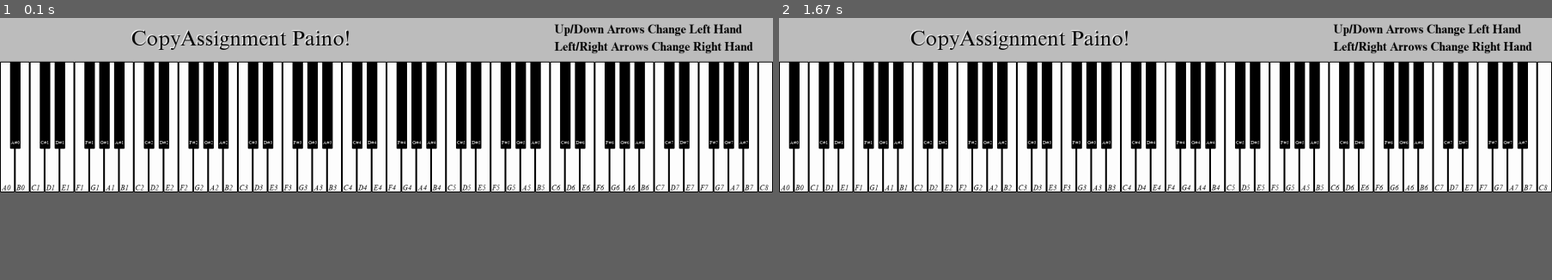
Above: before the commit, frames 1-2 (left to right).
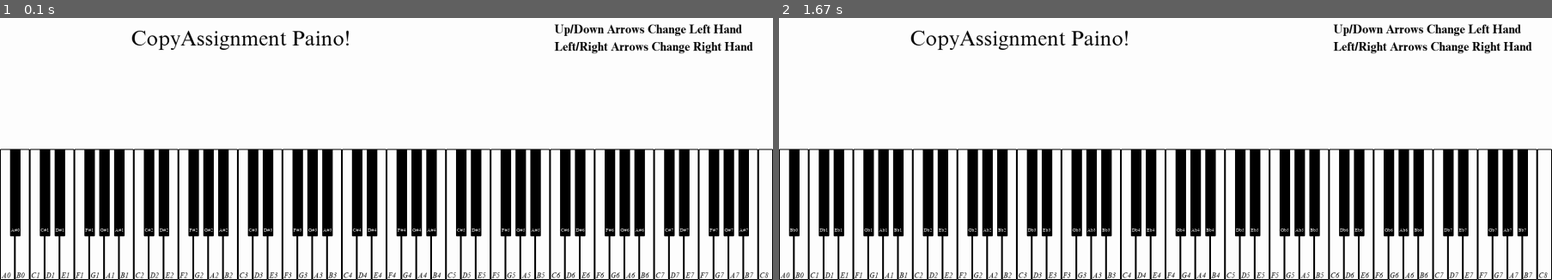
Above: after the commit, the same moments.

Repository: ZamotohinaMaria/My_Piano
Game: pygame game, started from main.py
The game is run twice, just before and just after one commit, with the same random seed, the same clock (stepped at 60 frames per second) and the same inputs.
Inputs:
- Up to frame 1 (0.1 s): no input
- Up to frame 2 (1.67 s): hold Tab 0.33-0.8 s; hold Right 0.33-0.8 s; tap Space at 0.83 s
In our replay, the window is 900x203 before the commit and 900x305 after it. These sizes can differ from the game's own. Grey fills any space a smaller window leaves; there, only what the larger window draws over its background counts as a difference.

The runs differ from the first frame. In frame 1, 57% of the frame differs, in the area x 0-100%, y 0-100%; in frame 2, 57%.

Commit message:
обновлена и расширена раскладка

Diff:
--- /dev/null
+++ b/adadads.py
@@ -0,0 +1,209 @@
+#!/bin/env python3
+import pyaudio as pa
+import numpy as np
+import pygame
+
+SAMPLE_RATE = 44100
+#                      0       1       2      3        4       5       6
+#                      до      ре      ми     фа       соль    ля      си
+freq_array = np.array([261.63, 293.66, 329.63, 349.23, 392.00, 440.00, 493.88])
+key_names = ['a', 's', 'd', 'f', 'g', 'h', 'j']
+key_list = list(map(lambda x: ord(x), key_names))
+key_dict = dict([(key, False) for key in key_list])
+
+
+# signal generation funcs
+def square(x):
+    return np.clip(np.ceil(np.sin(x)), 0, 0.5)
+
+
+def saw(x):
+    c = x / np.pi - 0.5
+    return 0.5 * (c - np.floor(0.5 + c)) + 0.25
+
+
+def triangle(x):
+    return np.abs(x % 6 - 3) / (2 * np.pi)
+# end of funcs
+
+
+gen_func = np.sin
+gen_func_list = (
+    (np.sin, ord('w')),
+    (square, ord('e')),
+    (saw, ord('r')),
+    (triangle, ord('t'))
+)
+
+
+def generate_sample(freq, duration, volume):
+    amplitude = np.round((2 ** 16) * volume)
+    total_samples = np.round(SAMPLE_RATE * duration)
+    w = 2.0 * np.pi * freq / SAMPLE_RATE
+    k = np.arange(0, total_samples)
+    return np.round(amplitude * gen_func(k * w))
+
+
+def generate_tones(duration):
+    tones = []
+    for freq in freq_array:
+        tone = np.array(generate_sample(freq, duration, 1.0), dtype=np.int16)
+        tones.append(tone)
+    return tones
+
+
+if __name__ == '__main__':
+    duration_tone = 1/64.0
+    tones = generate_tones(duration_tone)
+    p = pa.PyAudio()
+    stream = p.open(format=p.get_format_from_width(width=2),
+                    channels=2,
+                    rate=SAMPLE_RATE,
+                    output=True)
+    window_size = 320, 240
+    screen = pygame.display.set_mode(window_size)
+    pygame.display.flip()
+    running = True
+    while running:
+        for event in pygame.event.get():
+            if event.type == pygame.QUIT:
+                running = False
+            if event.type == pygame.KEYDOWN:
+                if event.key == ord('q'):
+                    running = False
+                if event.key == ord('-'):
+                    duration_tone /= 2
+                    print('duration_tone =', duration_tone)
+                    tones = generate_tones(duration_tone)
+                if event.key == ord('='):
+                    duration_tone *= 2
+                    print('duration_tone =', duration_tone)
+                    tones = generate_tones(duration_tone)
+                if event.key == ord('1'):
+                    freq_array /= 2
+                    print('freq_array =', freq_array)
+                    tones = generate_tones(duration_tone)
+                if event.key == ord('2'):
+                    freq_array *= 2
+                    print('freq_array =', freq_array)
+                    tones = generate_tones(duration_tone)
+                for (function, key) in gen_func_list:
+                    if key == event.key:
+                        print('gen_function =', function.__name__)
+                        gen_func = function
+                        tones = generate_tones(duration_tone)
+                for (index, key) in enumerate(key_list):
+                    if event.key == key:
+                        key_dict[key] = True
+            if event.type == pygame.KEYUP:
+                for (index, key) in enumerate(key_list):
+                    if event.key == key:
+                        key_dict[key] = False
+        for (index, key) in enumerate(key_list):
+            if key_dict[key] is True:
+                stream.write(tones[index])
+    pygame.quit()
+    stream.stop_stream()
+    stream.close()
+    p.terminate()
+music_generator.py
+from collections import defaultdict
+from time import sleep
+import pyaudio as pa
+import numpy as np
+
+SAMPLE_RATE = 44100
+
+P1 = 16
+
+music_list = [
+    ('c5', 8), ('h4', 8), ('P', P1),
+    ('h4', 8), ('a4', 16), ('g4', 16), ('P', P1),
+    ('h4', 8), ('a4', 8), ('P', P1),
+    ('a4', 8), ('P', P1),
+    ('a4', 8), ('g4', 8), ('f4', 8), ('e4', 8), ('P', P1),
+    ('g4', 8), ('f4', 8), ('P', P1),
+    ('e4', 8), ('e4', 8), ('g4', 8), ('f4', 8), ('P', P1),
+    ('e4', 8), ('d4', 8), ('c4', 8), ('h3', 8), ('P', P1),
+    ('a5', 8), ('c6', 8), ('e5', 8), ('h5', 8), ('P', P1),
+    ('h5', 8), ('a5', 16), ('g5', 16), ('P', P1),
+    ('h5', 8), ('c5', 8), ('e5', 8), ('a5', 8), ('P', P1),
+    ('a5', 8), ('P', P1),
+    ('a5', 8), ('a4', 8), ('c5', 8), ('e5', 8), ('g4', 8), ('g5', 8), ('f4', 8), ('f5', 8), ('e4', 8), ('e5', 8), ('P', P1),
+    ('g5', 8), ('d5', 8), ('a4', 8), ('f5', 8), ('P', P1),
+    ('e5', 8), ('c5', 8), ('e5', 8), ('g5', 8), ('d5', 8), ('f5', 8), ('P', P1),
+    ('e4', 8), ('g4', 8), ('h4', 8), ('e5', 8), ('d5', 8), ('c5', 8), ('h4', 8)
+]
+
+def generate_sample(freq, duration, volume):
+    amplitude     = np.round((2 ** 16) * volume)
+    total_samples = np.round(SAMPLE_RATE * duration)
+    w = 2.0 * np.pi * freq / SAMPLE_RATE
+    k = np.arange(0, total_samples)
+    return np.round(amplitude * np.sin(k * w))
+
+class Music:
+    def __init__(self, stream, duration):
+        self.stream = stream
+        self.notes = Music.generate_notes(duration)
+        self.duration = duration
+
+    def generate_notes(duration):
+        notes = {
+            # normal tone
+            'C0': 16.352, 'D0': 18.354, 'E0': 20.602, 'F0': 21.827, 'G0': 24.500, 'A0': 27.500, 'H0': 30.868,
+            'C1': 32.703, 'D1': 36.708, 'E1': 41.203, 'F1': 43.654, 'G1': 48.999, 'A1': 55.000, 'H1': 61.735,
+            'C2': 65.406, 'D2': 73.416, 'E2': 82.407, 'F2': 87.307, 'G2': 97.999, 'A2': 110.00, 'H2': 123.47,
+            'C3': 130.81, 'D3': 146.83, 'E3': 164.81, 'F3': 174.61, 'G3': 196.00, 'A3': 220.00, 'H3': 246.94,
+            'C4': 261.63, 'D4': 293.66, 'E4': 329.63, 'F4': 349.23, 'G4': 392.00, 'A4': 440.00, 'H4': 493.88,
+            'C5': 523.25, 'D5': 587.33, 'E5': 659.26, 'F5': 698.46, 'G5': 783.99, 'A5': 880.00, 'H5': 987.77,
+            'C6': 1046.5, 'D6': 1174.7, 'E6': 1318.5, 'F6': 1396.9, 'G6': 1568.0, 'A6': 1760.0, 'H6': 1975.5,
+            'C7': 2093.0, 'D7': 2349.3, 'E7': 2637.0, 'F7': 2793.8, 'G7': 3136.0, 'A7': 3520.0, 'H7': 3951.1,
+            'C8': 4186.0, 'D8': 4698.6, 'E8': 5274.0, 'F8': 5587.7, 'G8': 6271.9, 'A8': 7040.0, 'H8': 7902.1,
+            # half tone up (flat)
+            'Cb0': 20.440, 'Db0': 22.942, 'Eb0': 25.752, 'Fb0': 27.284, 'Gb0': 30.625, 'Ab0': 34.375, 'Hb0': 38.585,
+            'Cb1': 40.879, 'Db1': 45.885, 'Eb1': 51.504, 'Fb1': 54.568, 'Gb1': 61.249, 'Ab1': 68.750, 'Hb1': 77.169,
+            'Cb2': 81.758, 'Db2': 91.770, 'Eb2': 103.01, 'Fb2': 109.13, 'Gb2': 122.50, 'Ab2': 137.50, 'Hb2': 154.34,
+            'Cb3': 163.51, 'Db3': 183.54, 'Eb3': 206.01, 'Fb3': 218.26, 'Gb3': 245.00, 'Ab3': 275.00, 'Hb3': 308.68,
+            'Cb4': 327.04, 'Db4': 367.08, 'Eb4': 412.04, 'Fb4': 436.54, 'Gb4': 490.00, 'Ab4': 550.00, 'Hb4': 617.35,
+            'Cb5': 654.06, 'Db5': 734.16, 'Eb5': 824.08, 'Fb5': 873.08, 'Gb5': 979.99, 'Ab5': 1100.0, 'Hb5': 1234.7,
+            'Cb6': 1308.1, 'Db6': 1468.4, 'Eb6': 1648.1, 'Fb6': 1746.1, 'Gb6': 1960.0, 'Ab6': 2200.0, 'Hb6': 2469.4,
+            'Cb7': 2616.2, 'Db7': 2936.6, 'Eb7': 3296.2, 'Fb7': 3492.2, 'Gb7': 3920.0, 'Ab7': 4400.0, 'Hb7': 4938.9,
+            'Cb8': 5232.5, 'Db8': 5873.2, 'Eb8': 6592.5, 'Fb8': 6984.6, 'Gb8': 7839.9, 'Ab8': 8800.0, 'Hb8': 9877.6,
+            # half tone down (sharp)
+            'C#0': 12.264, 'D#0': 13.766, 'E#0': 15.452, 'F#0': 16.370, 'G#0': 18.375, 'A#0': 20.625, 'H#0': 23.151,
+            'C#1': 24.527, 'D#1': 27.531, 'E#1': 30.902, 'F#1': 32.741, 'G#1': 36.750, 'A#1': 41.250, 'H#1': 46.301,
+            'C#2': 49.055, 'D#2': 55.062, 'E#2': 61.806, 'F#2': 65.480, 'G#2': 73.500, 'A#2': 82.500, 'H#2': 92.603,
+            'C#3': 98.108, 'D#3': 110.12, 'E#3': 123.61, 'F#3': 130.96, 'G#3': 147.00, 'A#3': 165.00, 'H#3': 185.21,
+            'C#4': 196.22, 'D#4': 220.25, 'E#4': 247.22, 'F#4': 261.92, 'G#4': 294.00, 'A#4': 330.00, 'H#4': 370.41,
+            'C#5': 392.44, 'D#5': 440.50, 'E#5': 494.45, 'F#5': 523.85, 'G#5': 588.00, 'A#5': 660.00, 'H#5': 740.83,
+            'C#6': 784.87, 'D#6': 881.03, 'E#6': 988.88, 'F#6': 1047.7, 'G#6': 1176.0, 'A#6': 1320.0, 'H#6': 1481.6,
+            'C#7': 1569.8, 'D#7': 1762.0, 'E#7': 1977.8, 'F#7': 2095.4, 'G#7': 2352.0, 'A#7': 2640.0, 'H#7': 2963.3,
+            'C#8': 3139.5, 'D#8': 3524.0, 'E#8': 3955.5, 'F#8': 4190.8, 'G#8': 4703.9, 'A#8': 5280.0, 'H#8': 5926.6
+        }
+        result = defaultdict(np.array)
+        for (note, freq) in notes.items():
+            result[note] = np.array(generate_sample(freq, duration, 1.0), dtype=np.int16)
+        return result
+
+    # duration -- обратная длина ноты (1/8 -- 8, 1/16 -- 16)
+    def play_note(self, note, duration):
+        if note[0].upper() == 'P':
+            sleep(1 / duration)
+        else:
+            note = self.notes.get(note[0].upper() + note[1:])
+            if note is not None:
+                len_d = len(note) / duration
+                self.stream.write(note[:len_d])
+
+
+if __name__ == '__main__':
+    p = pa.PyAudio()
+    stream = p.open(format=p.get_format_from_width(width=2), channels=2, rate=SAMPLE_RATE, output=True)
+    music = Music(stream, 8)
+    for conf in music_list:
+        music.play_note(*conf)
+    sleep(1)
+    stream.stop_stream()
+    stream.close()
+    p.terminate()
--- /dev/null
+++ b/keycode.txt
@@ -0,0 +1,48 @@
+97 a
+98 b
+99 c
+100 d
+101 e
+102 f
+103 g
+104 h
+105 i
+106 j
+107 k
+108 l
+109 m
+110 n
+111 o
+112 p
+113 q
+114 r
+115 s
+116 t
+117 u
+118 v
+119 w
+120 x
+121 y
+122 z
+-------------------
+49 - 1
+50 - 2
+51 - 3
+52 - 4
+53 - 5
+54 - 6
+55 - 7
+56 - 8
+57 - 9
+48 - 0
+------------------------
+91 - [
+93 - ]
+59 - ;
+39 - '
+92 - \
+44 - , (<)
+46 - . (.)
+47 - /
+45 - -
+61 - =
--- a/main.py
+++ b/main.py
@@ -12,42 +12,40 @@
 #other variables for the sound and window
 
 font = pygame.font.Font('assets/timesnrcyrmt.ttf', 48)
-
-#the below is the declaration for the different size of fonts that we are going to use
 medium_font = pygame.font.Font('assets/timesnrcyrmt_bold.ttf', 28)
 small_font = pygame.font.Font('assets/timesnrcyrmt_inclined.ttf', 16)
 real_small_font = pygame.font.Font('assets/timesnrcyrmt.ttf', 10)
-fps = 60
+
 
 #enables the creation of a fresh Clock object that may be used to monitor time.
 # Additionally, the clock offers a number of options for regulating the framerate of a game.
 #Every frame should include one call to this function. It will calculate the number of milliseconds since the last call.
 timer = pygame.time.Clock()
 WIDTH = 52 * 34
-HEIGHT = 400
+HEIGHT = 600
 screen = pygame.display.set_mode([WIDTH, HEIGHT])
 white_sounds = []
 black_sounds = []
 active_whites = []
 active_blacks = []
-left_oct = 4
-right_oct = 5
+left_oct = 2
+right_oct = 4
 lenght_key = 34
-
-left_hand = pl.left_hand
-right_hand = pl.right_hand
+fps = 60
+black_type = 'sharp'
+
 piano_notes = pl.piano_notes
 white_notes = pl.white_notes
-black_notes = pl.black_notes
-black_labels = pl.black_labels
+black_flats = pl.black_flats
+black_sharps = pl.black_sharps
 
 #for loop is for accessing notes from the assets folder for all the white key on piano
 for i in range(len(white_notes)):
     white_sounds.append(mixer.Sound(f'assets\\notes\\{white_notes[i]}.wav'))
 
 #this for loop will access all the music files from the assets folder for black notes
-for i in range(len(black_notes)):
-    black_sounds.append(mixer.Sound(f'assets\\notes\\{black_notes[i]}.wav'))
+for i in range(len(black_flats)):
+    black_sounds.append(mixer.Sound(f'assets\\notes\\{black_flats[i]}.wav'))
 #this is to give a title to our pygame window for gui Piano in Python project
 pygame.display.set_caption("Python Piano - CopyAssignment")
 
@@ -69,13 +67,17 @@
     last_skip = 2
     skip_track = 2
     black_rects = []
+
     for i in range(36):
         #this is to draw the small black rectangles on the larger keys in GUI Piano in Python
         rect = pygame.draw.rect(screen, 'black', [23 + (i * lenght_key) + (skip_count * lenght_key), HEIGHT - 300, 24, 200], 0, 2)
         black_rects.append(rect)
 
         #this variable will handle all the labels that the keys will have in our project
-        key_label = real_small_font.render(black_labels[i], True, 'white')
+        if black_type == 'sharp':
+            key_label = real_small_font.render(black_sharps[i], True, 'white')
+        else:
+            key_label = real_small_font.render(black_flats[i], True, 'white')
         screen.blit(key_label, (25 + (i * lenght_key) + (skip_count * lenght_key), HEIGHT - 120))
 
         for q in range(len(blacks)):
@@ -150,112 +152,58 @@
 run = True
 #while loop for all the keys
 while run:
-    left_dict = {'Z': f'C{left_oct}',
-                 'S': f'C#{left_oct}',
-                 'X': f'D{left_oct}',
-                 'D': f'D#{left_oct}',
-                 'C': f'E{left_oct}',
-                 'V': f'F{left_oct}',
-                 'G': f'F#{left_oct}',
-                 'B': f'G{left_oct}',
-                 'H': f'G#{left_oct}',
-                 'N': f'A{left_oct}',
-                 'J': f'A#{left_oct}',
-                 'M': f'B{left_oct}'}
-
-    right_dict = {'R': f'C{right_oct}',
-                  '5': f'C#{right_oct}',
-                  'T': f'D{right_oct}',
-                  '6': f'D#{right_oct}',
-                  'Y': f'E{right_oct}',
-                  'U': f'F{right_oct}',
-                  '8': f'F#{right_oct}',
-                  'I': f'G{right_oct}',
-                  '9': f'G#{right_oct}',
-                  'O': f'A{right_oct}',
-                  '0': f'A#{right_oct}',
-                  'P': f'B{right_oct}'}
+    left_dict = pl.get_left_dict(left_oct)
+    right_dict = pl.get_right_dict(right_oct)
+    black_sharps_dict = pl.get_black_sharps_dict(left_oct, right_oct)
+    black_flats_dict = pl.get_black_flats_dict(left_oct, right_oct)
+
     timer.tick(fps)
-    screen.fill('gray')
+    screen.fill('white')
     white_keys, black_keys, active_whites, active_blacks = draw_piano(active_whites, active_blacks)
     #draw_hands(right_oct, left_oct, right_hand, left_hand)
     draw_title_bar()
+
     for event in pygame.event.get():
         if event.type == pygame.QUIT:
             run = False
+
         if event.type == pygame.MOUSEBUTTONDOWN:
             black_key = False
             for i in range(len(black_keys)):
                 if black_keys[i].collidepoint(event.pos):
-                    black_sounds[i].play(0, 1000)
+                    black_sounds[i].play(0, 1500)
                     black_key = True
                     active_blacks.append([i, 30])
+
             for i in range(len(white_keys)):
                 if white_keys[i].collidepoint(event.pos) and not black_key:
-                    white_sounds[i].play(0, 3000)
+                    white_sounds[i].play(0, 1500)
                     active_whites.append([i, 30])
+
         if event.type == pygame.TEXTINPUT:
-            if event.text.upper() in left_dict:
-                if left_dict[event.text.upper()][1] == '#':
-                    index = black_labels.index(left_dict[event.text.upper()])
-                    black_sounds[index].play(0, 1000)
-                    active_blacks.append([index, 30])
-                else:
-                    index = white_notes.index(left_dict[event.text.upper()])
-                    white_sounds[index].play(0, 1000)
-                    active_whites.append([index, 30])
-            if event.text.upper() in right_dict:
-                if right_dict[event.text.upper()][1] == '#':
-                    index = black_labels.index(right_dict[event.text.upper()])
-                    black_sounds[index].play(0, 1000)
-                    active_blacks.append([index, 30])
-                else:
-                    index = white_notes.index(right_dict[event.text.upper()])
-                    white_sounds[index].play(0, 1000)
-                    active_whites.append([index, 30])
-
-    #this for loop is to handle the mouse click events in Piano in Python
-    for event in pygame.event.get():
-        if event.type == pygame.QUIT:
-            run = False
-        if event.type == pygame.MOUSEBUTTONDOWN:
-            black_key = False
-            for i in range(len(black_keys)):
-                #The PyGame Rect class has documentation on the point-collision. In essence, you provide PyGame a coordinate.
-                # If a point is located inside the boundaries of the rectangle, the function Rect. collidepoint() will return True.
-                if black_keys[i].collidepoint(event.pos):
-                    black_sounds[i].play(0, 1000)
-                    black_key = True
-                    active_blacks.append([i, 30])
-            for i in range(len(white_keys)):
-                if white_keys[i].collidepoint(event.pos) and not black_key:
-                    white_sounds[i].play(0, 3000)
-                    active_whites.append([i, 30])
-        if event.type == pygame.TEXTINPUT:
-            if event.text.upper() in left_dict:
-                if left_dict[event.text.upper()][1] == '#':
-                    #The Python index() function aids in locating a certain element's or item's position inside a string of characters or a list of items.
-                    #It produces the list's supplied element's lowest possible index.
-                    #A ValueError is returned if the requested item doesn't exist in the list.
-                    index = black_labels.index(left_dict[event.text.upper()])
-                    black_sounds[index].play(0, 1000)
-                    active_blacks.append([index, 30])
-                else:
-                    index = white_notes.index(left_dict[event.text.upper()])
-                    white_sounds[index].play(0, 1000)
-                    active_whites.append([index, 30])
-            if event.text.upper() in right_dict:
-                if right_dict[event.text.upper()][1] == '#':
-                    index = black_labels.index(right_dict[event.text.upper()])
-                    black_sounds[index].play(0, 1000)
-                    active_blacks.append([index, 30])
-                else:
-                    index = white_notes.index(right_dict[event.text.upper()])
-                    white_sounds[index].play(0, 1000)
-                    active_whites.append([index, 30])
-
-        #this conditional block is to handle the arrow keys event for the working of Piano in Python
-        #we used conditionals to keep track of the arrow keys press event
+            # print(event.text)
+            # print(right_dict[event.text])
+            if event.text in left_dict:
+                index = white_notes.index(left_dict[event.text])
+                white_sounds[index].play(0, 1000)
+                active_whites.append([index, 30])
+
+            if event.text in right_dict:
+                index = white_notes.index(right_dict[event.text])
+                white_sounds[index].play(0, 1000)
+                active_whites.append([index, 30])
+
+            if event.text in black_sharps_dict and black_type == 'sharp':
+                index = black_sharps.index(black_sharps_dict[event.text])
+                black_sounds[index].play(0, 1000)
+                active_blacks.append([index, 30])
+
+            if event.text in black_flats_dict and black_type == 'flat':
+                index = black_flats.index(black_flats_dict[event.text])
+                black_sounds[index].play(0, 1000)
+                active_blacks.append([index, 30])
+
+
         if event.type == pygame.KEYDOWN:
             if event.key == pygame.K_RIGHT:
                 if right_oct < 8:
@@ -269,6 +217,12 @@
             if event.key == pygame.K_DOWN:
                 if left_oct > 0:
                     left_oct -= 1
+            if event.key == pygame.K_TAB:
+                if black_type == 'sharp':
+                    black_type = 'flat'
+                else:
+                    black_type = 'sharp'
+
 
     pygame.display.flip()
 #this will quite the  window of the pygame
--- a/piano_lists.py
+++ b/piano_lists.py
@@ -1,8 +1,3 @@
-#this below is the list for left hand keys
-left_hand = ['Z', 'S', 'X', 'D', 'C', 'V', 'G', 'B', 'H', 'N', 'J', 'M']
-#list for right hand keys
-right_hand = ['R', '5', 'T', '6', 'Y', 'U', '8', 'I', '9', 'O', '0', 'P']
-
 #various notes of the piano is stored in the form of list, that will be used in main.py file
 piano_notes = ['A0', 'A0#', 'B0', 'C1', 'C1#', 'D1', 'D1#', 'E1', 'F1', 'F1#', 'G1', 'G1#',
                'A1', 'A1#', 'B1', 'C2', 'C2#', 'D2', 'D2#', 'E2', 'F2', 'F2#', 'G2', 'G2#',
@@ -23,7 +18,7 @@
                'A6', 'B6', 'C7', 'D7', 'E7', 'F7', 'G7',
                'A7', 'B7', 'C8']
 #for black keys on Piano GUI in Python
-black_notes = ['Bb0', 'Db1', 'Eb1', 'Gb1', 'Ab1',
+black_flats = ['Bb0', 'Db1', 'Eb1', 'Gb1', 'Ab1',
                'Bb1', 'Db2', 'Eb2', 'Gb2', 'Ab2',
                'Bb2', 'Db3', 'Eb3', 'Gb3', 'Ab3',
                'Bb3', 'Db4', 'Eb4', 'Gb4', 'Ab4',
@@ -35,7 +30,7 @@
 #this list will handle all the names on each key of Piano GUI in Python
 #the rednering of this list is done in main.py file
 #this will be done using the for loop in our main file
-black_labels = ['A#0', 'C#1', 'D#1', 'F#1', 'G#1',
+black_sharps = ['A#0', 'C#1', 'D#1', 'F#1', 'G#1',
                 'A#1', 'C#2', 'D#2', 'F#2', 'G#2',
                 'A#2', 'C#3', 'D#3', 'F#3', 'G#3',
                 'A#3', 'C#4', 'D#4', 'F#4', 'G#4',
@@ -43,3 +38,54 @@
                 'A#5', 'C#6', 'D#6', 'F#6', 'G#6',
                 'A#6', 'C#7', 'D#7', 'F#7', 'G#7',
                 'A#7']
+
+
+def get_left_dict(left_oct: int) -> dict:
+    left_dict = {'z': f'C{left_oct}', 'a': f'C{left_oct + 1}',
+                'x': f'D{left_oct}', 's': f'D{left_oct + 1}',
+                'c': f'E{left_oct}', 'd': f'E{left_oct + 1}',
+                'v': f'F{left_oct}', 'f': f'F{left_oct + 1}',
+                'b': f'G{left_oct}', 'g': f'G{left_oct + 1}',
+                'n': f'A{left_oct}', 'h': f'A{left_oct + 1}',
+                'm': f'B{left_oct}', 'j': f'B{left_oct + 1}'}
+    return left_dict
+
+def get_right_dict(right_oct: int) -> dict:
+    right_dict = {'q': f'C{right_oct}', '1': f'C{right_oct + 1}',
+                    'w': f'D{right_oct}', '2': f'D{right_oct + 1}',
+                    'e': f'E{right_oct}', '3': f'E{right_oct + 1}',
+                    'r': f'F{right_oct}', '4': f'F{right_oct + 1}',
+                    't': f'G{right_oct}', '5': f'G{right_oct + 1}',
+                    'y': f'A{right_oct}', '6': f'A{right_oct + 1}',
+                    'u': f'B{right_oct}', '7': f'B{right_oct + 1}'}
+    return right_dict
+
+def get_black_flats_dict(left_oct: int, right_oct: int) -> dict:
+    black_flats_dict = {
+        'X': f'Db{left_oct}', 'S': f'Db{left_oct + 1}',
+        'C': f'Eb{left_oct}', 'D': f'Eb{left_oct + 1}',
+        'B': f'Gb{left_oct}', 'G': f'Gb{left_oct + 1}',
+        'N': f'Ab{left_oct}', 'H': f'Ab{left_oct + 1}',
+        'M': f'Bb{left_oct}', 'J': f'Bb{left_oct + 1}',
+
+        'W': f'Db{right_oct}', '@': f'Db{right_oct + 1}',
+        'E': f'Eb{right_oct}', '#': f'Eb{right_oct + 1}',
+        'T': f'Gb{right_oct}', '%': f'Gb{right_oct + 1}',
+        'Y': f'Ab{right_oct}', '^': f'Ab{right_oct + 1}',
+        'U': f'Bb{right_oct}', '&': f'Bb{right_oct + 1}'}
+    return black_flats_dict
+
+def get_black_sharps_dict(left_oct: int, right_oct: int) -> dict:
+    black_sharps_dict = {
+        'Z': f'C#{left_oct}', 'A': f'C#{left_oct + 1}',
+        'X': f'D#{left_oct}', 'S': f'D#{left_oct + 1}',
+        'V': f'F#{left_oct}', 'F': f'F#{left_oct + 1}',
+        'B': f'G#{left_oct}', 'G': f'G#{left_oct + 1}',
+        'N': f'A#{left_oct}', 'H': f'A#{left_oct + 1}',
+
+        'Q': f'C#{right_oct}', '!': f'C#{right_oct + 1}',
+        'W': f'D#{right_oct}', '@': f'D#{right_oct + 1}',
+        'R': f'F#{right_oct}', '$': f'F#{right_oct + 1}',
+        'T': f'G#{right_oct}', '%': f'G#{right_oct + 1}',
+        'Y': f'A#{right_oct}', '^': f'A#{right_oct + 1}'}
+    return black_sharps_dict
